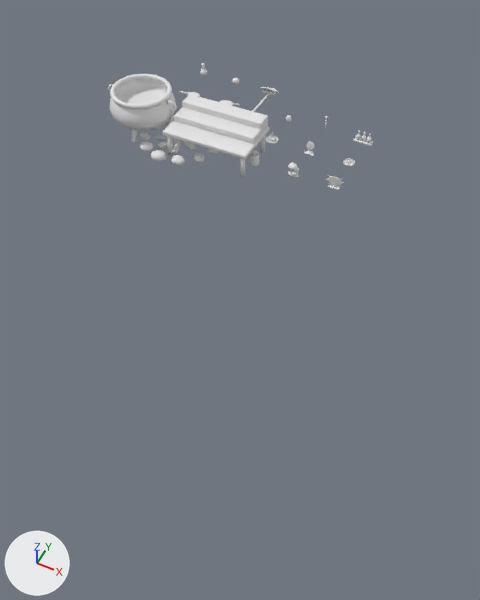
Renders of the Blender file art/props.blend from each side of a commit.
Camera for both pictures: a camera (50 mm lens) standing at (10.2, -14.0, 11.5) and looking at (1.0, 4.2, -11.3). Every picture has the same lights, and +X, +Y and +Z are marked at lower left. The picture after the commit comes second.

Before the edit, the objects in view are built like this:
```python
me_book = bpy.data.meshes.new('book')
me_book.from_pydata(...)  # 280 vertices, 270 faces; spans x -0.265..0.265, y -0.156..0.156, z 0.02..0.266
me_bottles = bpy.data.meshes.new('bottles')
me_bottles.from_pydata(...)  # 116 vertices, 90 faces; spans x -0.28..0.28, y -0.1..0.1, z 0.0..0.34
me_firepit = bpy.data.meshes.new('firepit')
me_firepit.from_pydata(...)  # 2522 vertices, 2468 faces; spans x -1.2..1.27, y -1.18..1.14, z -0.03..0.29
me_firepit.polygons.foreach_set('use_smooth', [True] * 2468)
ob_book = bpy.data.objects.new('book', me_book)
ob_book.location = (2.4, 3.6, 0.0)
ob_bottles = bpy.data.objects.new('bottles', me_bottles)
ob_bottles.location = (6.0, 2.4, 0.0)
ob_firepit = bpy.data.objects.new('firepit', me_firepit)
ob_firepit.location = (1.2, 0.0, 0.0)
# also in view: 'cauldron' at (0.0, 0.0, 0.7); 'table' at (2.4, 0.0, 0.6)
```
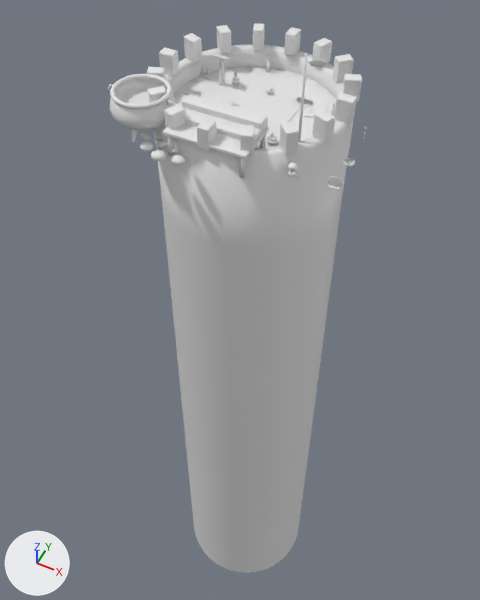
What differs and where, as boxes (x1, y1, x2, y2) in the pictures (480 x 600 px):
'tower_top', added
    after: (147, 23, 362, 573)
'book', moved
    before: (260, 87, 278, 95)
    after: (295, 96, 313, 104)
'bottles', moved
    before: (353, 130, 373, 146)
    after: (199, 66, 212, 79)
'bottles_glass', moved
    before: (356, 133, 372, 142)
    after: (201, 68, 210, 75)
'tower_top_glow', added
    after: (267, 57, 336, 107)

What changed in the scene script:
```text
Add me_tower_top_glow:
    me_tower_top_glow.from_pydata(...)  # 102 vertices, 120 faces; spans x -2.24..2.34, y -1.24..2.44, z 0.24..0.52
    me_tower_top_glow.polygons.foreach_set('use_smooth', [True] * 120)
Add me_tower_top:
    me_tower_top.from_pydata(...)  # 6526 vertices, 6412 faces; spans x -3.4..3.4, y -3.4..3.4, z -30.0..3.2
Change ob_bottles:
    ob_bottles.location: (6.0, 2.4, 0.0) -> (0.0, 3.6, 0.0)
Change ob_book:
    ob_book.location: (2.4, 3.6, 0.0) -> (3.6, 3.6, 0.0)
Add ob_tower_top_glow:
    ob_tower_top_glow = bpy.data.objects.new('tower_top_glow', me_tower_top_glow)
    ob_tower_top_glow.parent = ob_tower_top
    ob_tower_top_glow.location = (0.0, 0.0, 0.0)
Add ob_tower_top:
    ob_tower_top = bpy.data.objects.new('tower_top', me_tower_top)
    ob_tower_top.location = (2.4, 2.4, 0.0)
```
